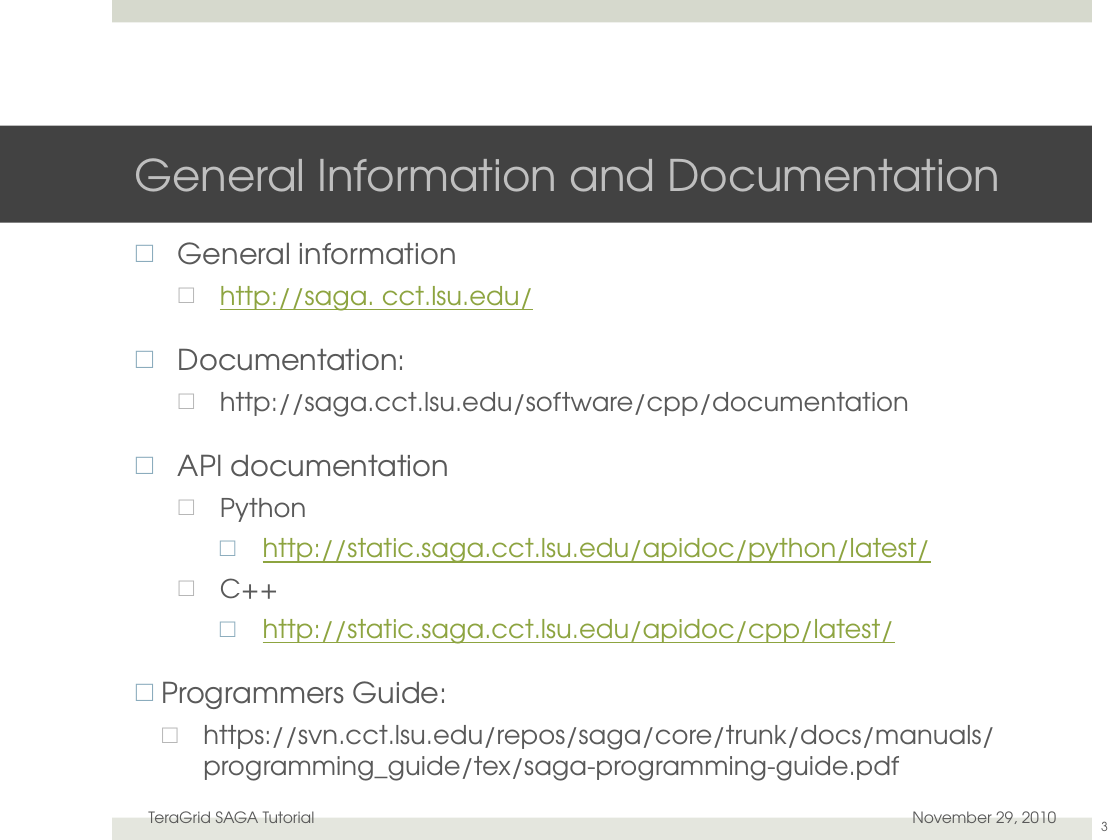
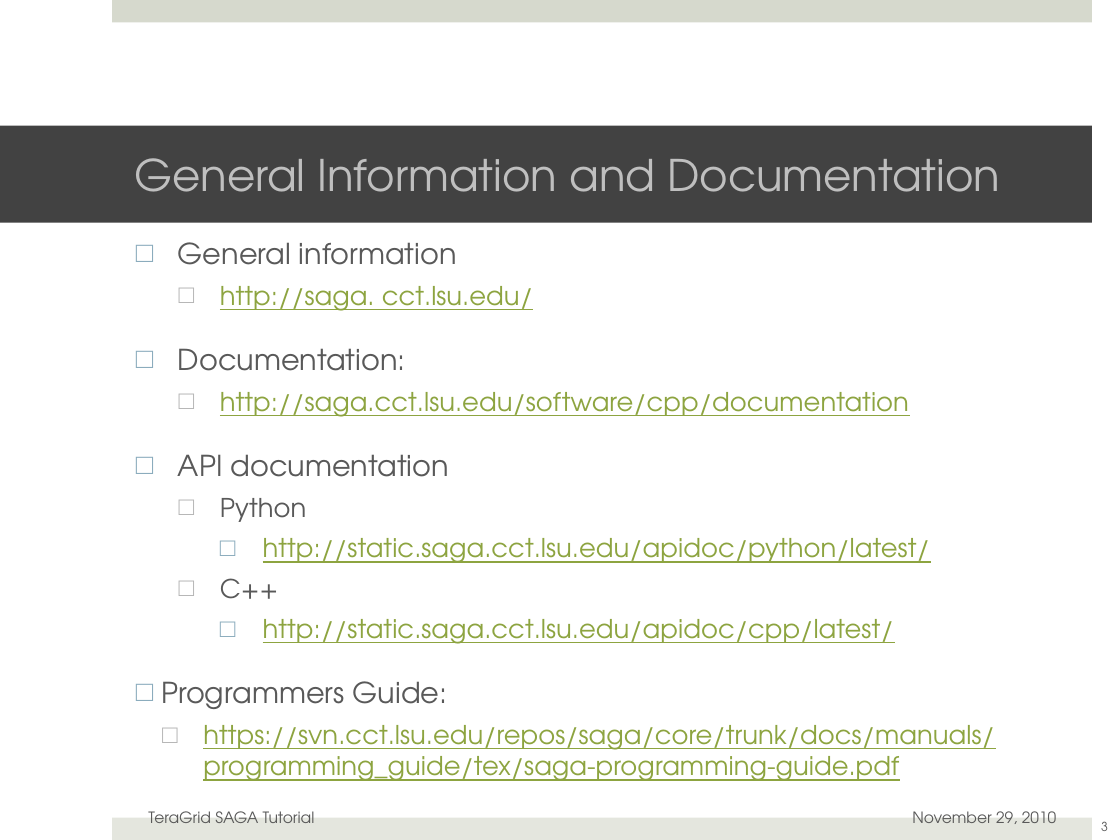
Before and after one commit to saga-project/saga-cpp-legacy-projects, a slide deck: slide 3 of tutorial/EGI-2011/01_introduction.pptx. Drawn at 1120x840 pixels with LibreOffice and Linux fonts; fonts in the diff are those of the drawing; background and template pictures are left out. Boxes give left, top, right and bottom in pixels: in the first picture for what was removed or moved away, otherwise in the second. Text is boxed around its words. In the diff, an @@ line names an element or a change of style, - is before the commit and + after.

```diff
--- a/tutorial/EGI-2011/01_introduction.pptx
+++ b/tutorial/EGI-2011/01_introduction.pptx
@@ text at (x1=203, y1=392, x2=995, y2=781): text colour #595959 to #8DA440, underline on in "http://saga.cct.lsu.edu/software/cpp/documentation", "https://svn.cct.lsu.edu/repos/saga/core/trunk/docs/manuals/p ..." @@
```
Also in this commit, not shown: 2 other slides changed, 8 slides removed.
